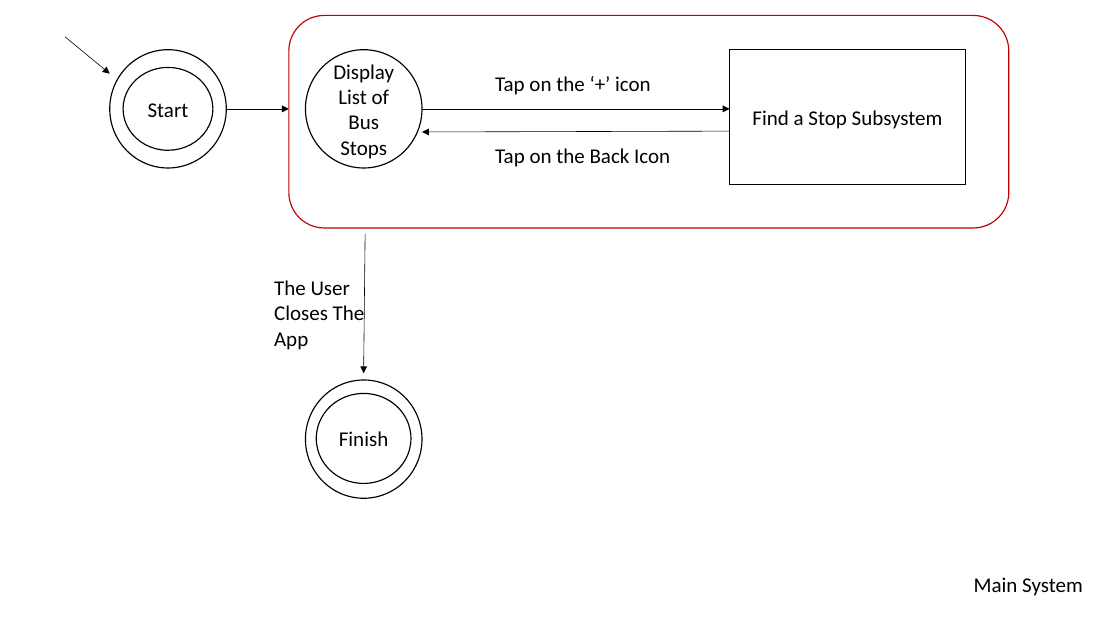
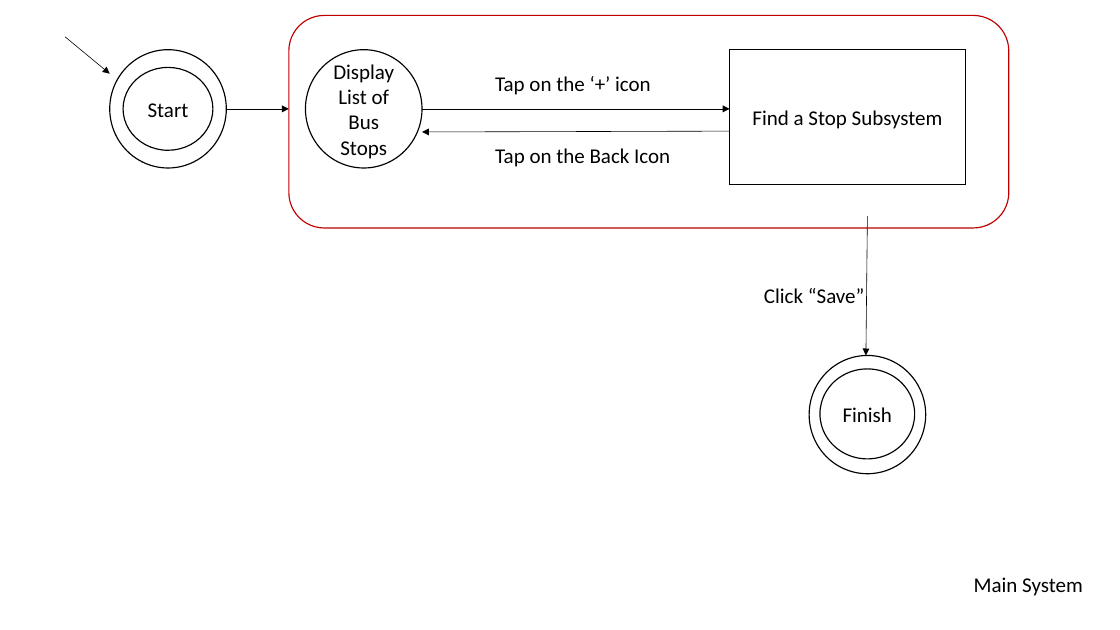
Before and after one commit to st970703/Usability_Evaluation, a slide deck: slide 1 of Assignment1_STN.pptx. Drawn at 1120x630 pixels with LibreOffice and Linux fonts; fonts in the diff are those of the drawing. Boxes give left, top, right and bottom in pixels: in the first picture for what was removed or moved away, otherwise in the second. Text is boxed around its words. In the diff, an @@ line names an element or a change of style, - is before the commit and + after.

```diff
--- a/Assignment1_STN.pptx
+++ b/Assignment1_STN.pptx
@@ arrow moved from (365, 234) - (364, 373) to (868, 216) - (866, 355) @@
@@ text removed at [274,280,365,350] @@
-The User Closes The App
@@ text added at [764,288,865,303], 18 pt, text #000000 @@
+Click “Save”
@@ ellipse: place and size @@
-ellipse at [306,380,423,498]
+ellipse at [809,355,926,474]
@@ ellipse "Finish": place and size @@
-ellipse "Finish" at [317,393,412,483]
+ellipse "Finish" at [820,369,915,459]
```
Also in this commit, not shown: 1 other slide changed, 4 other files.
